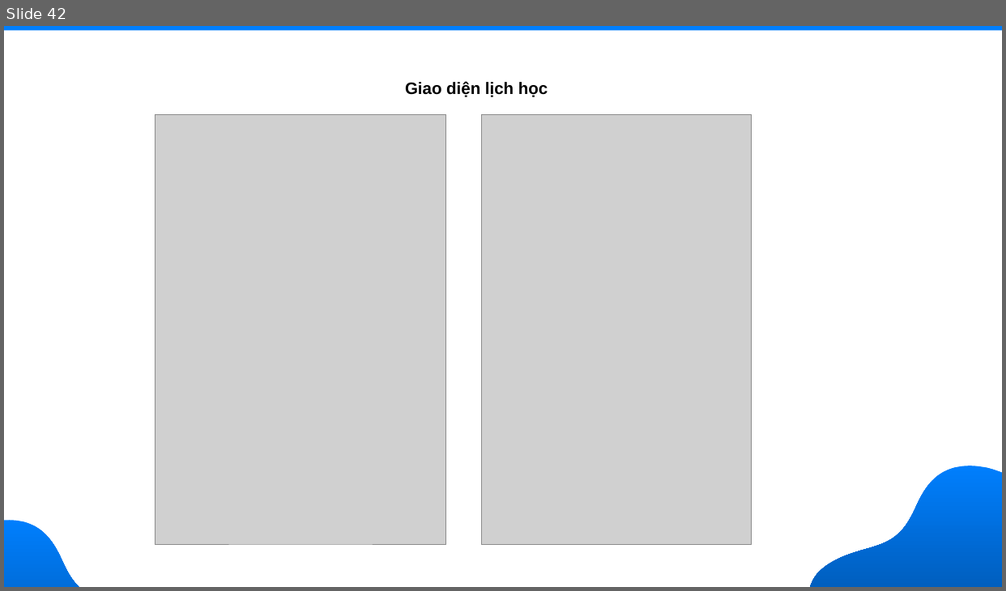
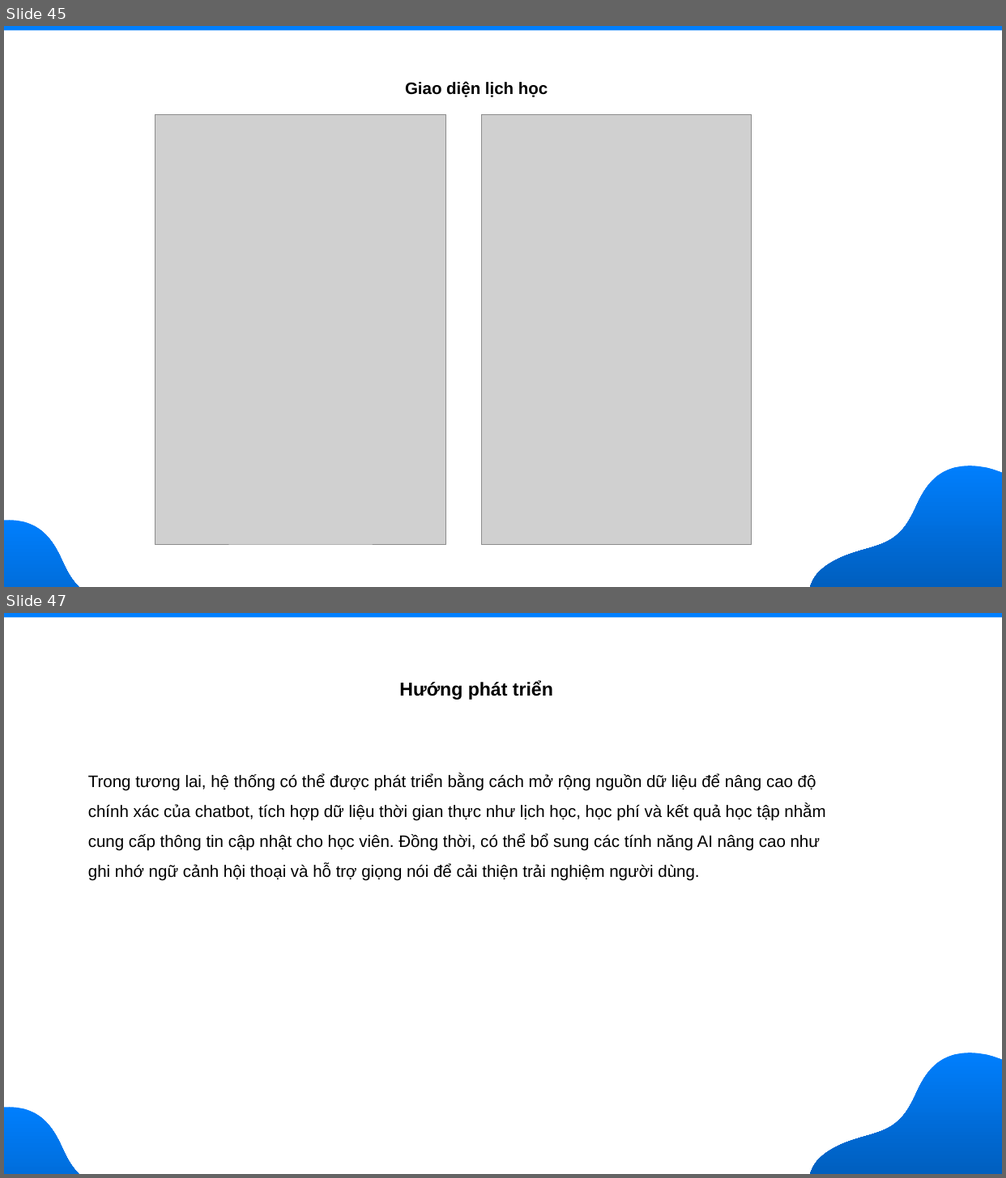
Before and after one commit to nguyendothanhloc/nguyendothanhloc-tn-da22ttd-110122105-nguyendothanhloc-xaydunghethongcotichhoptrolyaochottnn, a slide deck: docs/Slile.pptx. Shown one above the other, each under a label of ours: slide 42 before the commit, slides 45 and 47 after it; the slides between them are not shown. The pictures are 1006x591 and 1006x1178 pixels, drawn with LibreOffice and Linux fonts; fonts in the diff are those of the drawing; grey boxes stand for pictures; background and template pictures are left out. Boxes give left, top, right and bottom in pixels: in the first picture for what was removed or moved away, otherwise in the second. Text is boxed around its words. In the diff, an @@ line names an element or a change of style, - is before the commit and + after.

```diff
--- a/docs/Slile.pptx
+++ b/docs/Slile.pptx
@@ slide 47 added at (x1=4, y1=613, x2=1002, y2=1174), background picture (left out) @@
@@ rectangle added at (x1=4, y1=613, x2=1002, y2=618), fill #007FFE @@
@@ text added at (x1=399, y1=681, x2=553, y2=700), 18 pt, text #000000, bold @@
+Hướng phát triển
@@ text added at (x1=88, y1=774, x2=825, y2=881), 16 pt, text #000000 @@
+Trong tương lai, hệ thống có thể được phát triển bằng cách mở rộng nguồn dữ liệu để nâng cao độ chính xác của chatbot, tích hợp dữ liệu thời gian thực như lịch học, học phí và kết quả học tập nhằm cung cấp thông tin cập nhật cho học viên. Đồng thời, có thể bổ sung các tính năng AI nâng cao như ghi nhớ ngữ cảnh hội thoại và hỗ trợ giọng nói để cải thiện trải nghiệm người dùng.
@@ freeform shape added at (x1=810, y1=1051, x2=1002, y2=1174), fill gradient #007FFE to #005FBE @@
@@ freeform shape added at (x1=4, y1=1105, x2=168, y2=1174), fill gradient #007FFE to #005FBE @@
@@ what was slide 42 is now slide 45 @@
```
Also in this commit, not shown: 13 slides changed, 4 other slides added, 45 other files.
